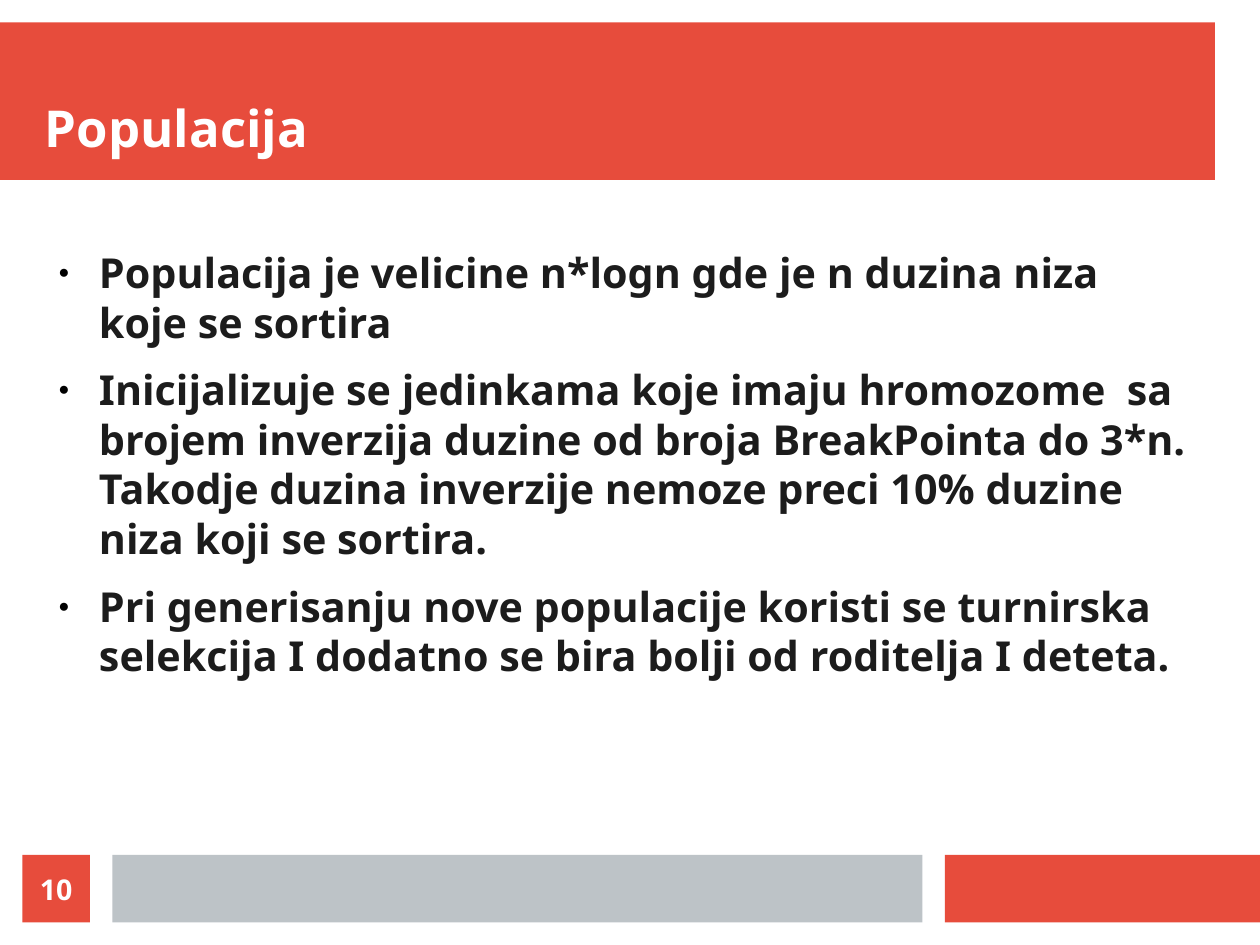
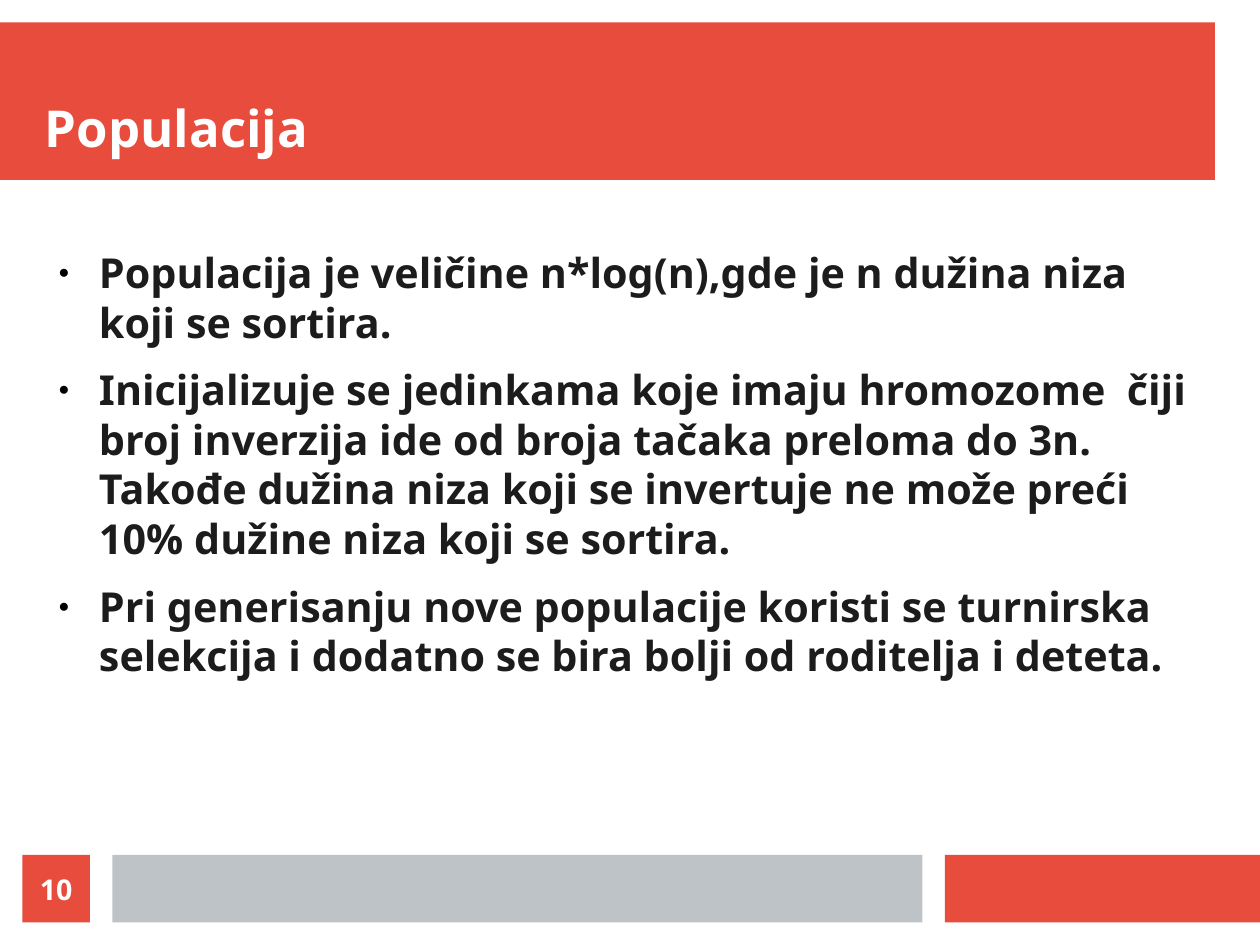
Before and after one commit to LukaVujcic/Minimum-Sorting-By-Reversals, a slide deck: slide 10 of prezentacija.odp. Drawn at 1260x945 pixels with LibreOffice and Linux fonts; fonts in the diff are those of the drawing. Boxes give left, top, right and bottom in pixels: in the first picture for what was removed or moved away, otherwise in the second. Text is boxed around its words. In the diff, an @@ line names an element or a change of style, - is before the commit and + after.

```diff
--- a/prezentacija.odp
+++ b/prezentacija.odp
@@ text at box(99, 256, 1186, 681): text changed @@
-● Populacija je velicine n*logn gde je n duzina niza koje se sortira
-● Inicijalizuje se jedinkama koje imaju hromozome sa brojem inverzija duzine od broja BreakPointa do 3*n. Takodje duzina inverzije nemoze preci 10% duzine niza koji se sortira.
-● Pri generisanju nove populacije koristi se turnirska selekcija I dodatno se bira bolji od roditelja I deteta.
+● Populacija je veličine n*log(n),gde je n dužina niza koji se sortira.
+● Inicijalizuje se jedinkama koje imaju hromozome čiji broj inverzija ide od broja tačaka preloma do 3n. Takođe dužina niza koji se invertuje ne može preći 10% dužine niza koji se sortira.
+● Pri generisanju nove populacije koristi se turnirska selekcija i dodatno se bira bolji od roditelja i deteta.
```
Also in this commit, not shown: 10 other slides changed.
